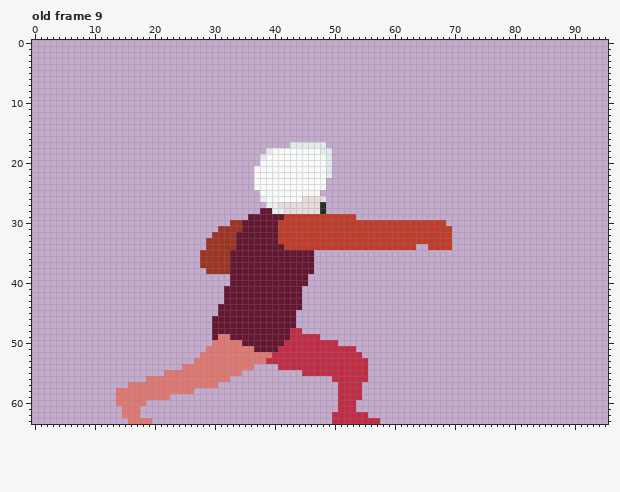
Two states of a pixel-art file, characters/animations/dev/micca2/combat/m2_melee-attack.aseprite. The first picture shows the starting point.
208x64 pixels, 9 frames. Shown: old frame 9. The old version is drawn lined up with the new one, on the new canvas. The commit also changed other frames, which this record leaves out.
And afterwards:
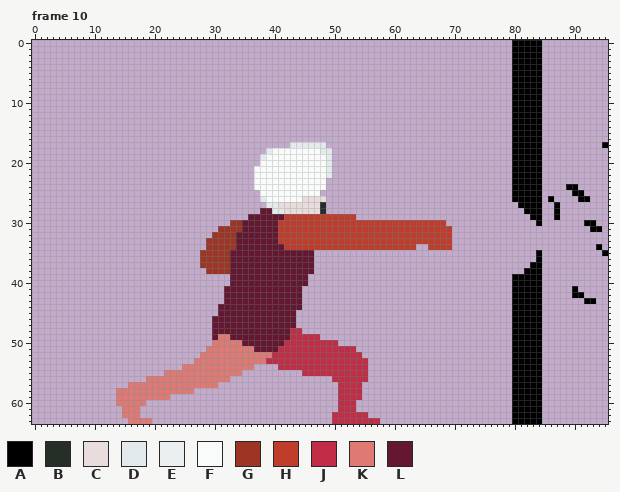
Palette (. is transparent): A #000000  B #262e28  C #e9dcdc  D #e3eaeb  E #ebeff0  F #f9fbfa  G #9e3524  H #c03d2c  J #c12c46  K #df7974  L #651732
A new or re-ordered frame is compared with the old frame closest to it.
What changed:
canvas 208x64 -> 96x64 (the part of the old canvas that was cut away was empty and is not shown)
frames 9 -> 10
Changed rows in their new state; - is an unchanged pixel.
Frame 10 is new; against old frame 9:
first column x 38:
 0 ------------------------------------------AAAAA-----------
 1 ------------------------------------------AAAAA-----------
 2 ------------------------------------------AAAAA-----------
 3 ------------------------------------------AAAAA-----------
 4 ------------------------------------------AAAAA-----------
 5 ------------------------------------------AAAAA-----------
 6 ------------------------------------------AAAAA-----------
 7 ------------------------------------------AAAAA-----------
 8 ------------------------------------------AAAAA-----------
 9 ------------------------------------------AAAAA-----------
10 ------------------------------------------AAAAA-----------
11 ------------------------------------------AAAAA-----------
12 ------------------------------------------AAAAA-----------
13 ------------------------------------------AAAAA-----------
14 ------------------------------------------AAAAA-----------
15 ------------------------------------------AAAAA-----------
16 ------------------------------------------AAAAA-----------
17 ------------------------------------------AAAAA----------A
18 ------------------------------------------AAAAA-----------
19 ------------------------------------------AAAAA-----------
20 ------------------------------------------AAAAA-----------
21 ------------------------------------------AAAAA-----------
22 ------------------------------------------AAAAA-----------
23 ------------------------------------------AAAAA-----------
24 ------------------------------------------AAAAA----AA-----
25 ------------------------------------------AAAAA-----AA----
26 D-----------------------------------------AAAAA-A----AA---
27 -DD----------------------------------------AAAA--A--------
28 --DD----------------------------------------AAA--A--------
29 ---------------------------------------------AA--A--------
30 ----------------------------------------------A-------AA--
31 -------------------------------------------------------AA-
34 --------------------------------------------------------A-
35 ----------------------------------------------A----------A
36 ----------------------------------------------A-----------
37 ---------------------------------------------AA-----------
38 --------------------------------------------AAA-----------
39 ------------------------------------------AAAAA-----------
40 ------------------------------------------AAAAA-----------
41 ------------------------------------------AAAAA-----A-----
42 ------------------------------------------AAAAA-----AA----
43 ------------------------------------------AAAAA-------AA--
44 ------------------------------------------AAAAA-----------
45 ------------------------------------------AAAAA-----------
46 ------------------------------------------AAAAA-----------
47 ------------------------------------------AAAAA-----------
48 ------------------------------------------AAAAA-----------
49 ------------------------------------------AAAAA-----------
50 ------------------------------------------AAAAA-----------
51 ------------------------------------------AAAAA-----------
52 ------------------------------------------AAAAA-----------
53 ------------------------------------------AAAAA-----------
54 ------------------------------------------AAAAA-----------
55 ------------------------------------------AAAAA-----------
56 ------------------------------------------AAAAA-----------
57 ------------------------------------------AAAAA-----------
58 ------------------------------------------AAAAA-----------
59 ------------------------------------------AAAAA-----------
60 ------------------------------------------AAAAA-----------
61 ------------------------------------------AAAAA-----------
62 ------------------------------------------AAAAA-----------
63 ------------------------------------------AAAAA-----------
Boxes around the changes in both pictures, in picture pixels (x1, y1, x2, y2):
added: (512, 40, 608, 424)
changed: (260, 196, 284, 214)
